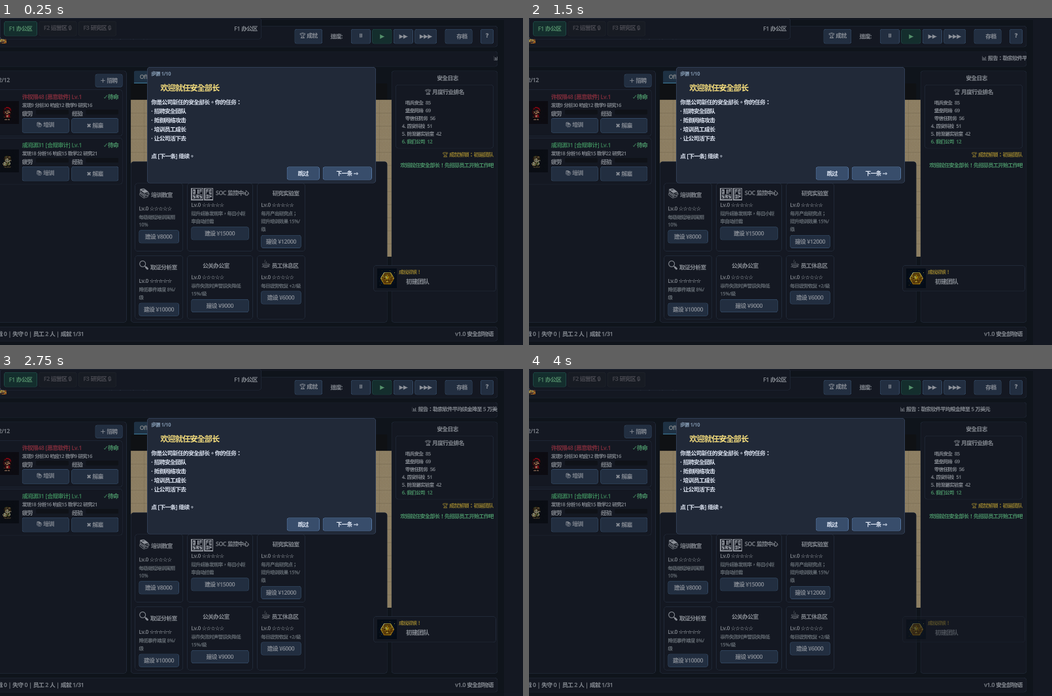
Above: before the commit, frames 1-4 (two rows, left to right).
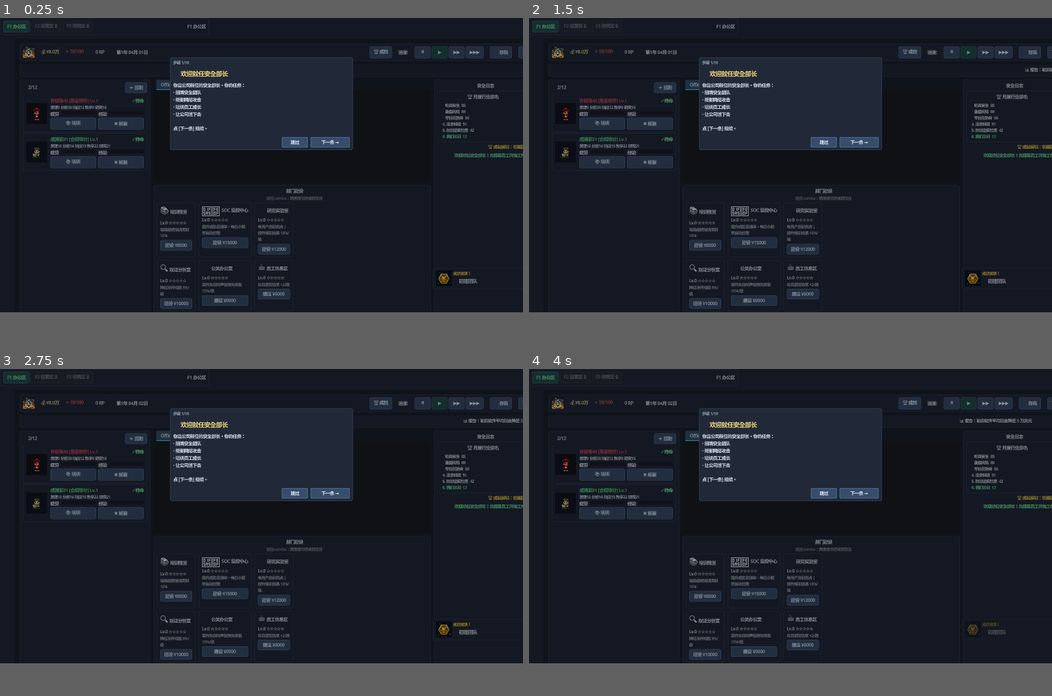
Above: after the commit, the same moments.

Repository: ShokouP/Game-network-safety-monogatari
Game: Godot game, scene res://scenes/main.tscn
Two runs of this game, one before a commit and one after it. Both use one fixed random seed, a clock stepped at 60 frames per second and the inputs below.
Inputs:
- Up to frame 1 (0.25 s): no input
- Up to frame 2 (1.5 s): click "🏆 成就" at 0.5 s; click "⏸" at 1.25 s
- Up to frame 3 (2.75 s): click "▶" at 2 s
- Up to frame 4 (4 s): click "▶▶" at 2.75 s; click "▶▶▶" at 3.5 s
In our replay, the window is 800x500 before the commit and 800x450 after it. These sizes can differ from the game's own. Grey fills any space a smaller window leaves; there, only what the larger window draws over its background counts as a difference.

The runs differ from the first frame. In frame 1, 21% of the frame differs, in the area x 0-100%, y 0-98%; in frame 2, 21%; in frame 3, 21%; in frame 4, 21%.

Commit message:
feat: 屏幕适配 1600x900
- 窗口 1280x800 改为 1600x900，可调整大小，stretch expand
- 左面板 340→400px，右面板 260→300px
- 员工行 90→100px（头像 56→64px）
- 事件行 100→110px（图标 48→56px）
- 办公室 Tab 加 ScrollContainer
- 主题字号 13→14

Diff:
--- a/project.godot
+++ b/project.godot
@@ -29,11 +29,12 @@
 
 [display]
 
-window/size/viewport_width=1280
-window/size/viewport_height=800
-window/size/window_width_override=1280
-window/size/window_height_override=800
+window/size/viewport_width=1600
+window/size/viewport_height=900
+window/size/mode=2
+window/size/resizable=true
 window/stretch/mode="canvas_items"
+window/stretch/aspect="expand"
 
 [gui]
 
--- a/scenes/employee_row.tscn
+++ b/scenes/employee_row.tscn
@@ -3,16 +3,16 @@
 [ext_resource type="Script" path="res://scripts/employee_row.gd" id="1"]
 
 [node name="EmployeeRow" type="PanelContainer"]
-custom_minimum_size = Vector2(0, 90)
+custom_minimum_size = Vector2(0, 100)
 script = ExtResource("1")
 
 [node name="MainHBox" type="HBoxContainer" parent="."]
 layout_mode = 2
-theme_override_constants/separation = 8
+theme_override_constants/separation = 10
 
 [node name="AvatarRect" type="TextureRect" parent="MainHBox"]
 unique_name_in_owner = true
-custom_minimum_size = Vector2(56, 56)
+custom_minimum_size = Vector2(64, 64)
 layout_mode = 2
 size_flags_vertical = 4
 texture_filter = 1
--- a/scenes/incident_row.tscn
+++ b/scenes/incident_row.tscn
@@ -3,16 +3,16 @@
 [ext_resource type="Script" path="res://scripts/incident_row.gd" id="1"]
 
 [node name="IncidentRow" type="PanelContainer"]
-custom_minimum_size = Vector2(0, 100)
+custom_minimum_size = Vector2(0, 110)
 script = ExtResource("1")
 
 [node name="HBox" type="HBoxContainer" parent="."]
 layout_mode = 2
-theme_override_constants/separation = 10
+theme_override_constants/separation = 12
 
 [node name="IconRect" type="TextureRect" parent="HBox"]
 unique_name_in_owner = true
-custom_minimum_size = Vector2(48, 48)
+custom_minimum_size = Vector2(56, 56)
 layout_mode = 2
 size_flags_vertical = 4
 texture_filter = 1
--- a/scenes/main.tscn
+++ b/scenes/main.tscn
@@ -112,7 +112,7 @@
 theme_override_constants/separation = 10
 
 [node name="LeftPanel" type="PanelContainer" parent="RootMargin/RootVBox/MainHBox"]
-custom_minimum_size = Vector2(340, 0)
+custom_minimum_size = Vector2(400, 0)
 layout_mode = 2
 size_flags_vertical = 3
 
@@ -158,9 +158,12 @@
 layout_mode = 2
 metadata/_tab_name = "办公室"
 
-[node name="OfficeView" parent="RootMargin/RootVBox/MainHBox/CenterVBox/CenterTabs/OfficeTab" instance=ExtResource("3")]
-unique_name_in_owner = true
-position = Vector2(0, 40)
+[node name="OfficeScroll" type="ScrollContainer" parent="RootMargin/RootVBox/MainHBox/CenterVBox/CenterTabs/OfficeTab"]
+layout_mode = 2
+
+[node name="OfficeView" parent="RootMargin/RootVBox/MainHBox/CenterVBox/CenterTabs/OfficeTab/OfficeScroll" instance=ExtResource("3")]
+unique_name_in_owner = true
+position = Vector2(10, 30)
 
 [node name="IncidentTab" type="PanelContainer" parent="RootMargin/RootVBox/MainHBox/CenterVBox/CenterTabs"]
 layout_mode = 2
@@ -211,7 +214,7 @@
 theme_override_constants/v_separation = 10
 
 [node name="RightPanel" type="PanelContainer" parent="RootMargin/RootVBox/MainHBox"]
-custom_minimum_size = Vector2(260, 0)
+custom_minimum_size = Vector2(300, 0)
 layout_mode = 2
 size_flags_vertical = 3
 
--- a/themes/main_theme.tres
+++ b/themes/main_theme.tres
@@ -183,7 +183,7 @@
 content_margin_bottom = 4.0
 
 [resource]
-default_font_size = 13
+default_font_size = 14
 
 AcceptDialog/panel = SubResource("dialog_bg")
 
